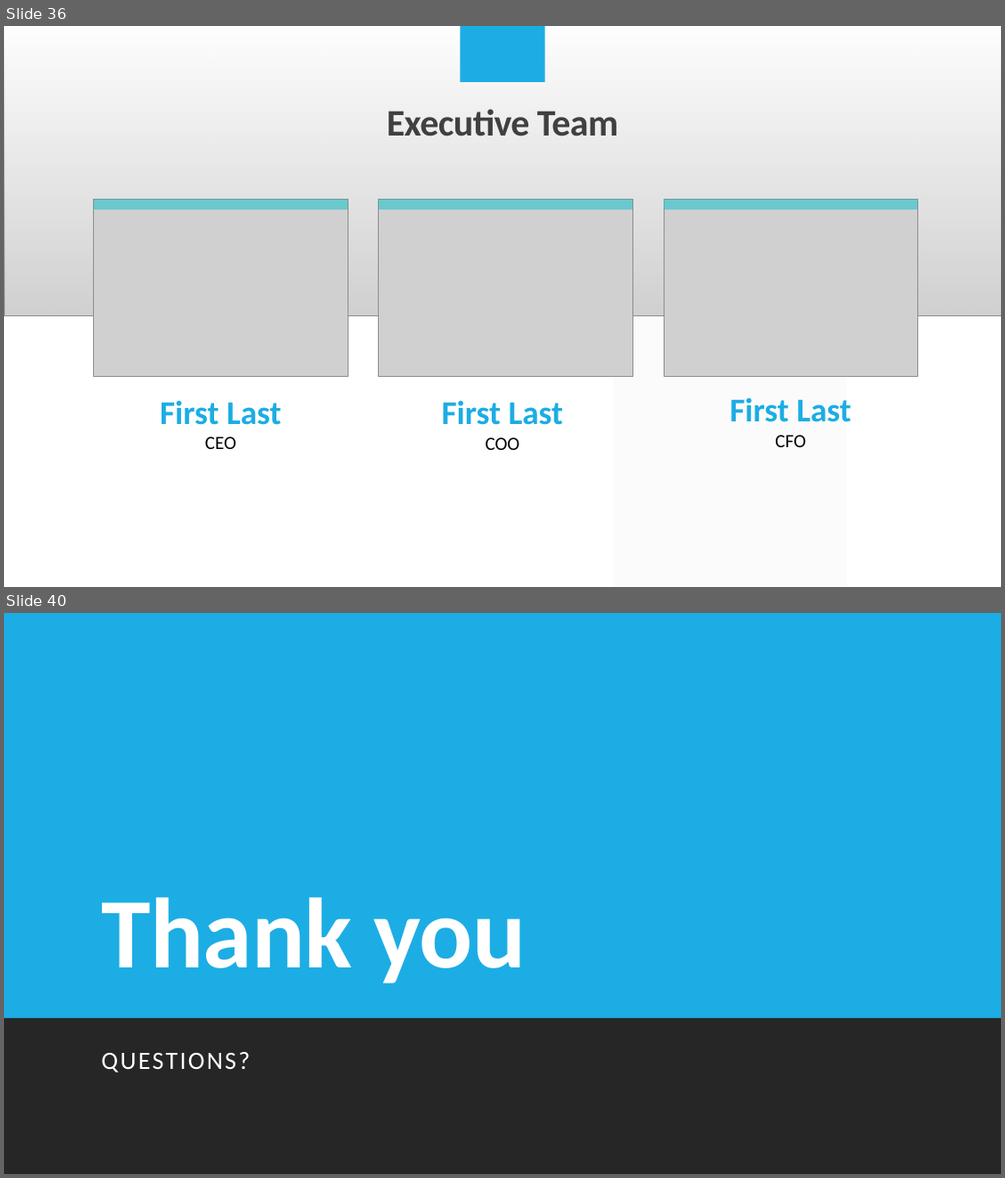
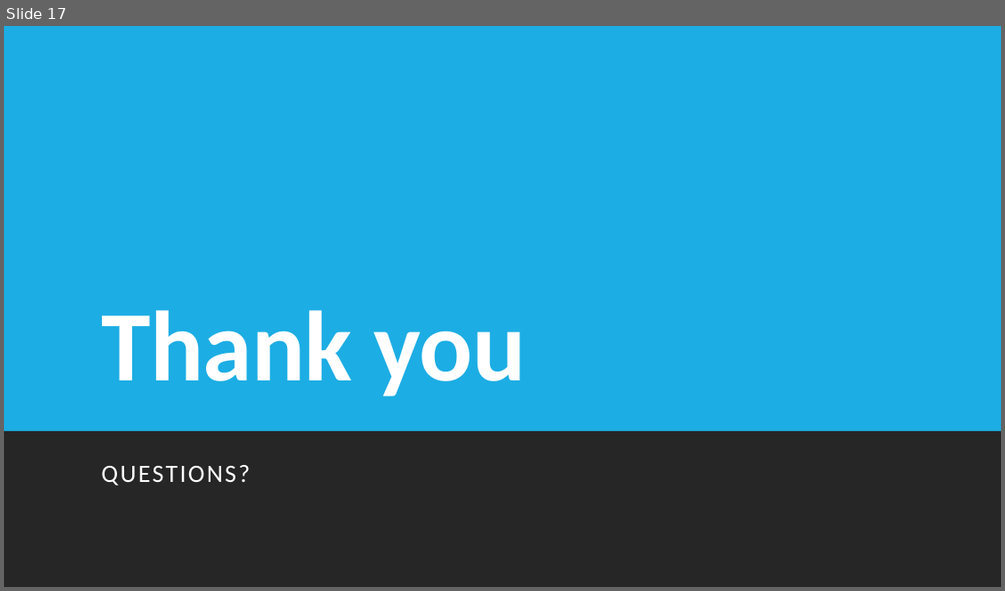
Before and after one commit to Arik096/project, a slide deck: book/puja.pptx. Shown one above the other, each under a label of ours: slides 36 and 40 before the commit, slide 17 after it; the slides between them are not shown. The pictures are 1005x1178 and 1005x591 pixels, drawn with LibreOffice and Linux fonts; fonts in the diff are those of the drawing; grey boxes stand for pictures. Boxes give left, top, right and bottom in pixels: in the first picture for what was removed or moved away, otherwise in the second. Text is boxed around its words. In the diff, an @@ line names an element or a change of style, - is before the commit and + after.

```diff
--- a/book/puja.pptx
+++ b/book/puja.pptx
@@ slide 36 removed at <box>4,26,1001,587</box>, background #FFFFFF @@
@@ picture removed at <box>4,26,1001,315</box> @@
@@ rectangle removed at <box>4,26,1001,315</box> @@
@@ rectangle removed at <box>461,26,544,82</box> @@
@@ parallelogram removed at <box>614,26,847,587</box> @@
@@ title removed at <box>387,109,618,136</box> @@
-Executive Team
@@ picture removed at <box>94,200,348,377</box> @@
@@ rectangle removed at <box>94,200,348,210</box> @@
@@ picture removed at <box>379,200,633,377</box> @@
@@ rectangle removed at <box>379,200,633,210</box> @@
@@ picture removed at <box>663,200,918,377</box> @@
@@ rectangle removed at <box>663,200,918,210</box> @@
@@ text removed at <box>729,398,851,447</box> @@
-First Last
-CFO
@@ text removed at <box>160,401,282,449</box> @@
-First Last
-CEO
@@ text removed at <box>442,401,564,450</box> @@
-First Last
-COO
@@ what was slide 40 is now slide 17 @@
```
Also in this commit, not shown: 1 slide changed, 1 slide added, 23 other slides removed.
